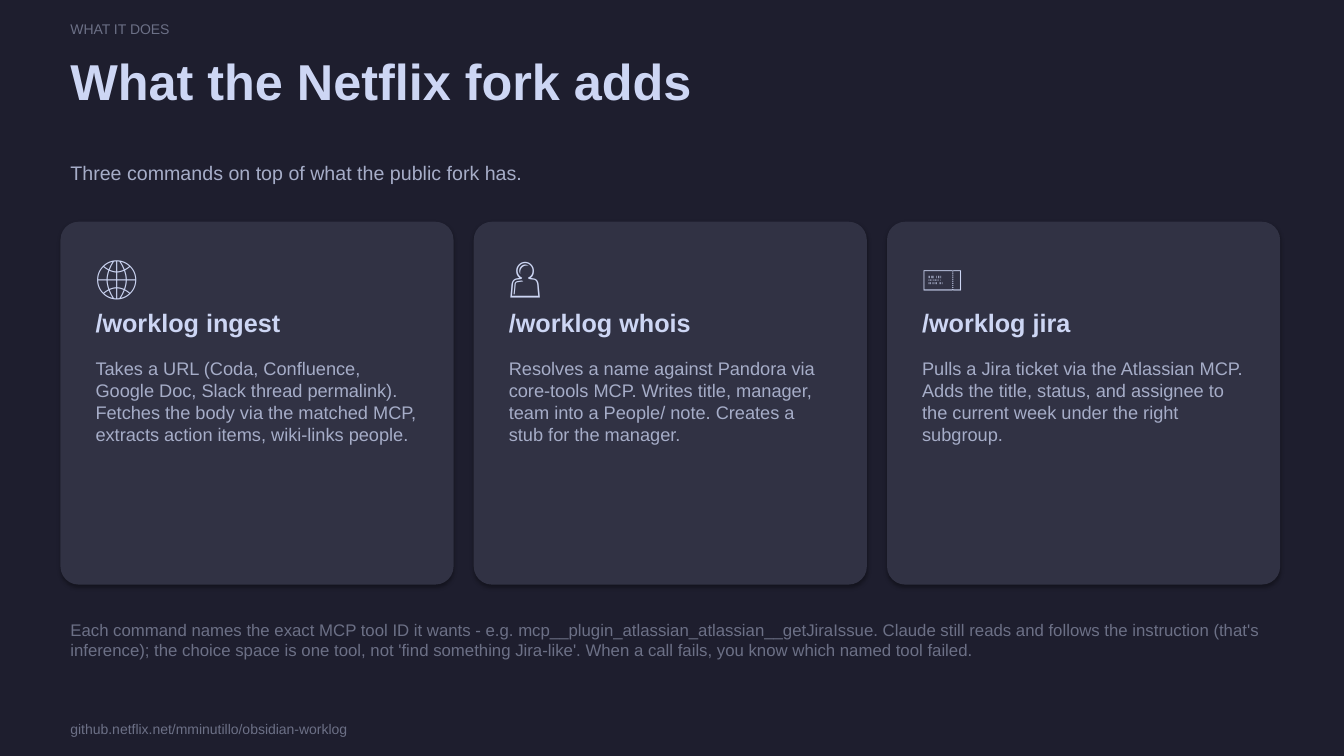
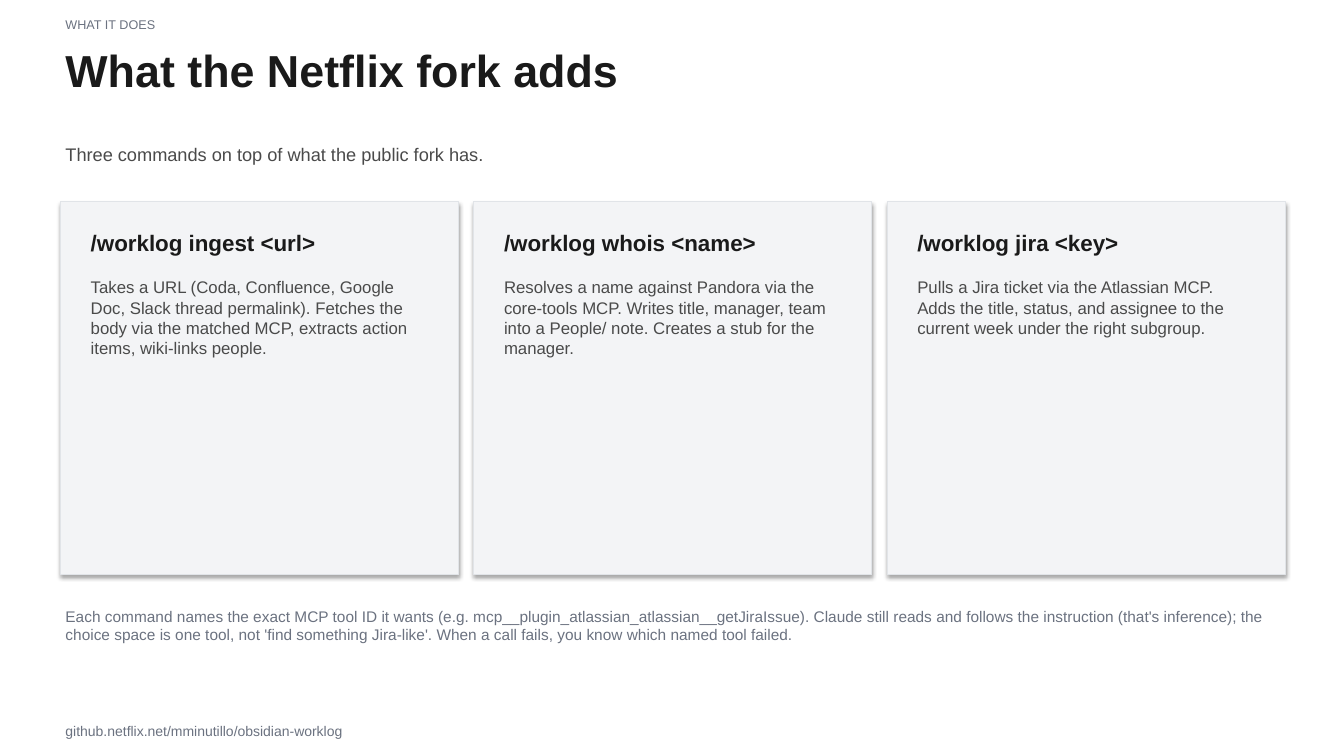
Before and after one commit to menottim/obsidian-worklog, a slide deck: slide 9 of presentation/netflix-workshop.pptx. Drawn at 1344x756 pixels with LibreOffice and Linux fonts; fonts in the diff are those of the drawing. Boxes give left, top, right and bottom in pixels: in the first picture for what was removed or moved away, otherwise in the second. Text is boxed around its words. In the diff, an @@ line names an element or a change of style, - is before the commit and + after.

```diff
--- a/presentation/netflix-workshop.pptx
+++ b/presentation/netflix-workshop.pptx
@@ text "WHAT IT DOES" at box(65, 20, 155, 29): size 10 to 9 pt, text colour #6C7086 to #6B7280 @@
@@ text "What the Netflix fork adds" at box(65, 54, 618, 88): size 36 to 32 pt, text colour #CDD6F4 to #1A1A1A @@
@@ text "Three commands on top of ...": place and size @@
-text "Three commands on top of ..." at box(70, 166, 522, 184)
+text "Three commands on top of ..." at box(65, 148, 483, 165)
@@ text "Three commands on top of ..." at box(65, 148, 483, 165): size 14 to 13 pt, text colour #A6ADC8 to #4A4A4A @@
@@ rectangle added at box(60, 202, 459, 575), fill #F3F4F6, outline #E1E4E8 0.75 pt @@
@@ rectangle: place and size @@
-rectangle at box(0, 0, 1344, 756)
+rectangle at box(474, 202, 872, 575)
@@ rectangle at box(474, 202, 872, 575): fill #1E1E2E to #F3F4F6; outline none to #E1E4E8 0.75 pt @@
@@ rectangle added at box(887, 202, 1286, 575), fill #F3F4F6, outline #E1E4E8 0.75 pt @@
@@ rounded rectangle removed at box(60, 222, 454, 585) @@
@@ text at box(91, 234, 316, 256): text changed; size 18 to 16 pt; text colour #CDD6F4 to #1A1A1A @@
-/worklog ingest
+/worklog ingest <url>
@@ rounded rectangle removed at box(474, 222, 867, 585) @@
@@ text at box(504, 234, 755, 256): text changed; size 18 to 16 pt; text colour #CDD6F4 to #1A1A1A @@
-/worklog whois
+/worklog whois <name>
@@ rounded rectangle removed at box(887, 222, 1280, 585) @@
@@ text at box(917, 234, 1118, 256): text changed; size 18 to 16 pt; text colour #CDD6F4 to #1A1A1A @@
-/worklog jira
+/worklog jira <key>
@@ text removed at box(86, 247, 429, 297) @@
-🌐
@@ text removed at box(499, 247, 842, 297) @@
-👤
@@ text removed at box(912, 247, 1255, 297) @@
-🎫
@@ text "Takes a URL (Coda, Confluence, ...": place and size @@
-text "Takes a URL (Coda, Confluence, ..." at box(96, 362, 416, 445)
+text "Takes a URL (Coda, Confluence, ..." at box(91, 281, 407, 358)
@@ text "Takes a URL (Coda, Confluence, ..." at box(91, 281, 407, 358): size 13 to 12 pt, text colour #A6ADC8 to #4A4A4A @@
@@ text at box(504, 281, 826, 358): text changed; size 13 to 12 pt; text colour #A6ADC8 to #4A4A4A @@
-Resolves a name against Pandora via core-tools MCP. Writes title, manager, team into a People/ note. Creates a stub for the manager.
+Resolves a name against Pandora via the core-tools MCP. Writes title, manager, team into a People/ note. Creates a stub for the manager.
@@ text "Pulls a Jira ticket via ..." at box(917, 281, 1224, 338): size 13 to 12 pt, text colour #A6ADC8 to #4A4A4A @@
@@ text "Pulls a Jira ticket via ...": place and size @@
-text "Pulls a Jira ticket via ..." at box(922, 362, 1243, 445)
+text "Pulls a Jira ticket via ..." at box(917, 281, 1224, 338)
@@ text at box(65, 611, 1262, 643): text changed; size 12 to 11 pt; text colour #6C7086 to #6B7280 @@
-Each command names the exact MCP tool ID it wants - e.g. mcp__plugin_atlassian_atlassian__getJiraIssue. Claude still reads and follows the instruction (that's inference); the choice space is one tool, not 'find something Jira-like'. When a call fails, you know which named tool failed.
+Each command names the exact MCP tool ID it wants (e.g. mcp__plugin_atlassian_atlassian__getJiraIssue). Claude still reads and follows the instruction (that's inference); the choice space is one tool, not 'find something Jira-like'. When a call fails, you know which named tool failed.
@@ text "github.netflix.net/mminutillo/obsidian-worklog" at box(65, 726, 342, 739): text colour #6C7086 to #6B7280 @@
```
Also in this commit, not shown: 25 other slides changed, 1 other file.
